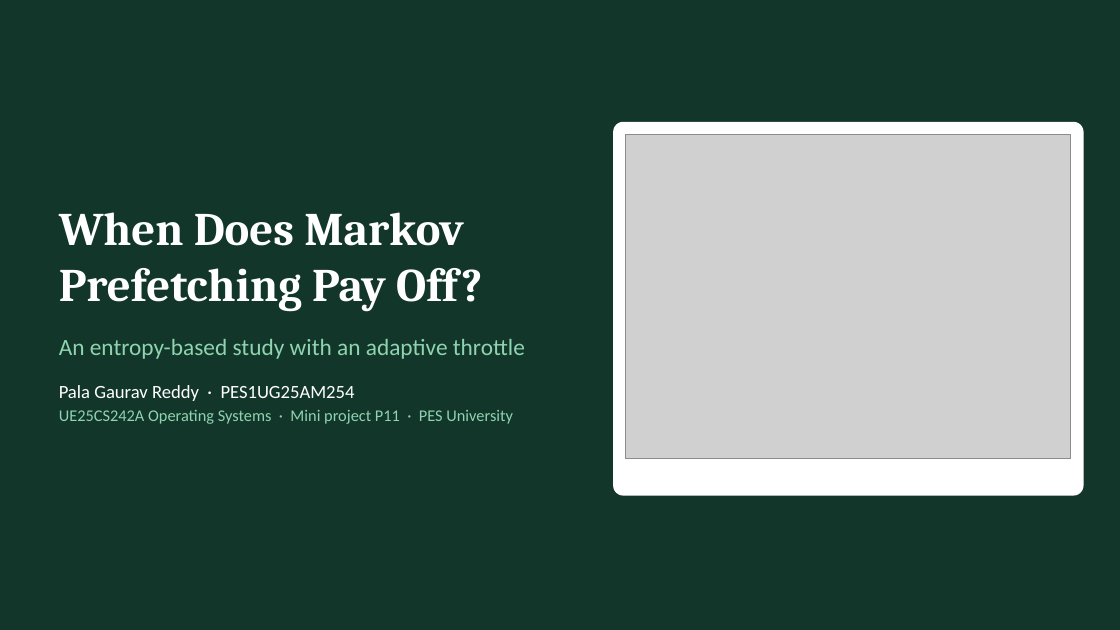
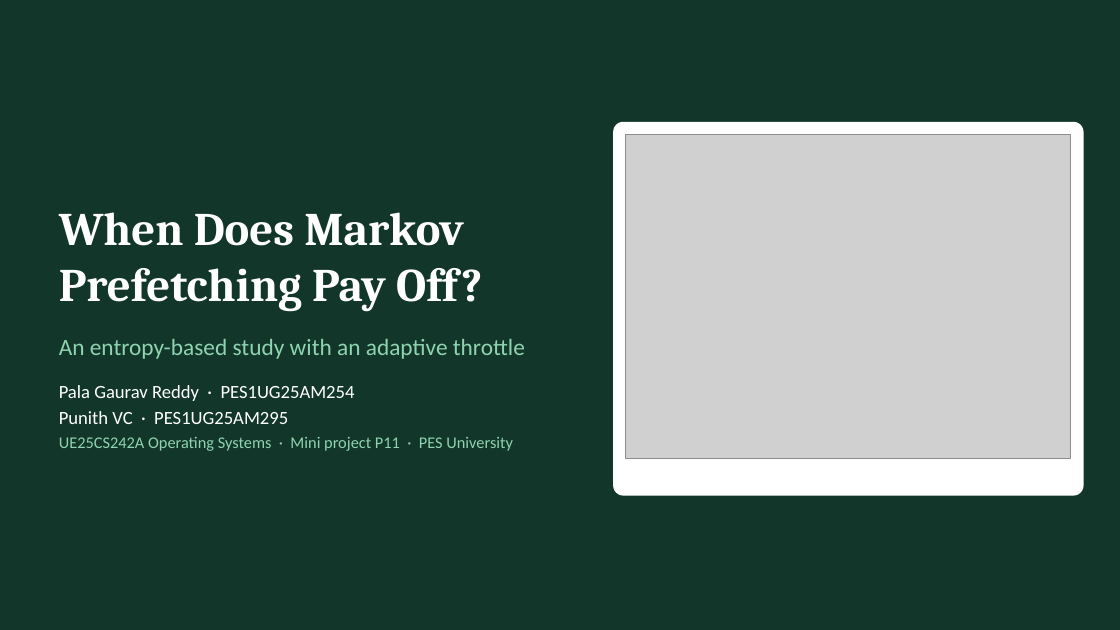
Before and after one commit to kirb-ash/markov-chains, a slide deck: slide 1 of slides/markov_prefetch_slides.pptx. Drawn at 1120x630 pixels with LibreOffice and Linux fonts; fonts in the diff are those of the drawing; grey boxes stand for pictures. Boxes give left, top, right and bottom in pixels: in the first picture for what was removed or moved away, otherwise in the second. Text is boxed around its words. In the diff, an @@ line names an element or a change of style, - is before the commit and + after.

```diff
--- a/slides/markov_prefetch_slides.pptx
+++ b/slides/markov_prefetch_slides.pptx
@@ text at (59,411,288,424): paragraph added @@
+Punith VC · PES1UG25AM295
```
Also in this commit, not shown: 3 other files.
